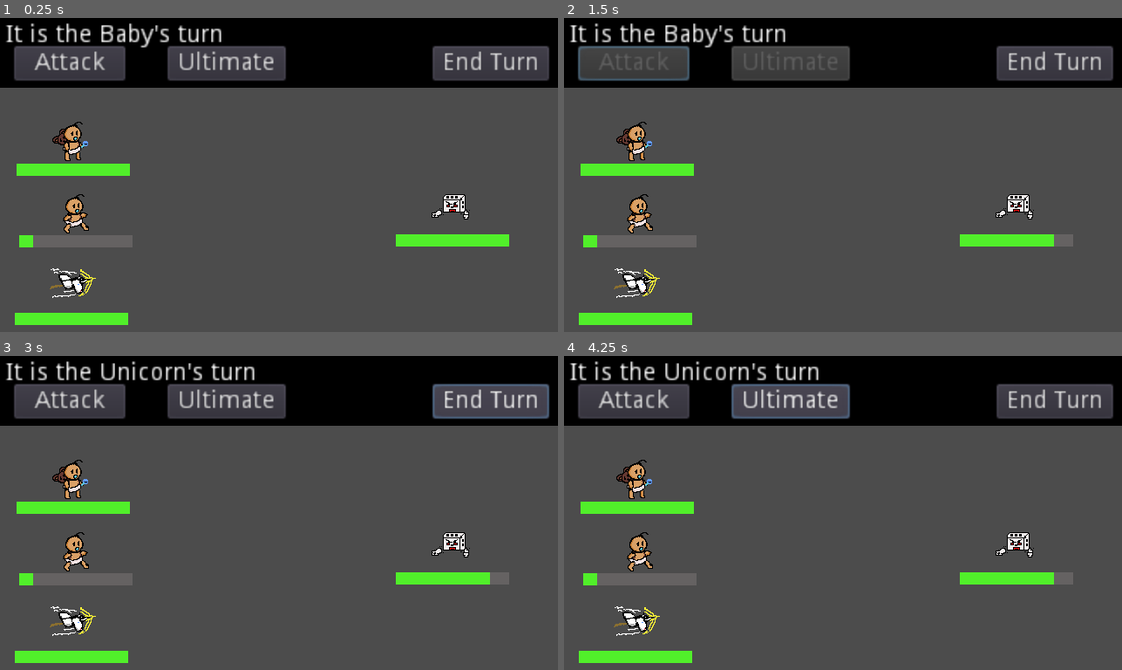
Above: before the commit, frames 1-4 (two rows, left to right).
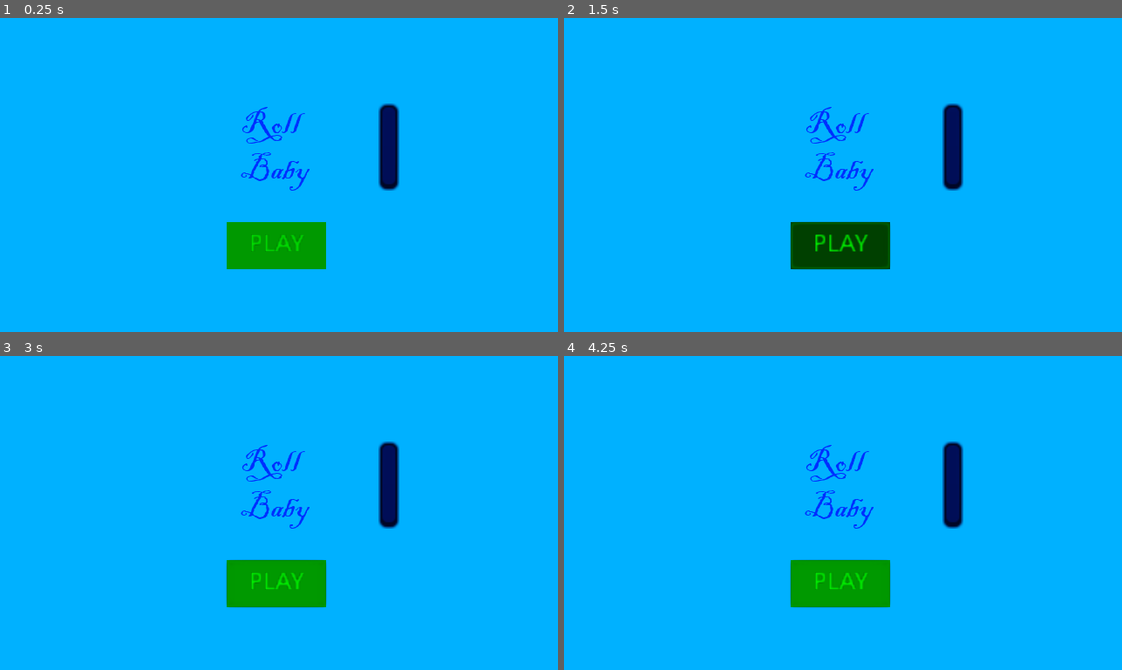
Above: after the commit, the same moments.

Repository: jalvarez2016/GMTK2022
Game: Godot game, scene res://WorldStuff/Intro.tscn
The game is run twice, just before and just after one commit, with the same random seed, the same clock (stepped at 60 frames per second) and the same inputs. Before the commit the project starts from res://World.tscn. The engine's default icon, where the game draws it, is replaced by a stand-in: a white triangle on a blue panel in a dark square.
Inputs (mouse positions are in pixels of both pictures, inside the frame that each line leads up to):
- Up to frame 1 (0.25 s): no input
- Up to frame 2 (1.5 s): click (630, 61) at 0.5 s, where only the run before the commit has a clickable "Attack"; click (843, 244) at 1.25 s, where only the run after the commit has a clickable "PLAY"
- Up to frame 3 (3 s): click (279, 582) at 2 s, where only the run after the commit has a clickable "PLAY"; click (491, 399) at 2.75 s, where only the run before the commit has a clickable "End Turn"
- Up to frame 4 (4.25 s): click (792, 399) at 3.5 s, where only the run before the commit has a clickable "Ultimate"

The runs differ from the first frame. In frame 1, 100% of the frame differs, in the area x 0-100%, y 0-100%; in frame 2, 100%; in frame 3, 100%; in frame 4, 100%.

Commit message:
add audio

Diff:
--- a/Enemies/Enemy.tscn
+++ b/Enemies/Enemy.tscn
@@ -35,3 +35,5 @@
 }
 
 [node name="AnimationPlayer" type="AnimationPlayer" parent="."]
+
+[node name="AudioStreamPlayer2D" type="AudioStreamPlayer2D" parent="."]
--- a/Player/Player.tscn
+++ b/Player/Player.tscn
@@ -37,3 +37,5 @@
 }
 
 [node name="AnimationPlayer" type="AnimationPlayer" parent="."]
+
+[node name="AudioStreamPlayer2D" type="AudioStreamPlayer2D" parent="."]
--- a/UI/TurnLabelScript.gd
+++ b/UI/TurnLabelScript.gd
@@ -63,6 +63,7 @@
 	pass # Replace with function body.
 
 func damage_enemy(enemy, value):
+	enemy[4].playing = true
 	enemy.get_children()[2].value -= value
 
 #Quality of life function for ending player and enemy turns
--- a/World.tscn
+++ b/World.tscn
@@ -9,6 +9,8 @@
 [ext_resource path="res://Player/unicorn_dash.png" type="Texture" id=7]
 [ext_resource path="res://Enemies/DiceSolider.png" type="Texture" id=8]
 [ext_resource path="res://Player/Rattle_shaking.png" type="Texture" id=9]
+[ext_resource path="res://SoundEffect/bab_crying.Mp3" type="AudioStream" id=10]
+[ext_resource path="res://SoundEffect/bomb.Mp3" type="AudioStream" id=11]
 
 [sub_resource type="Animation" id=1]
 resource_name = "Attack"
@@ -26,7 +28,7 @@
 "values": [ 0, 1, 2, 3, 4, 5 ]
 }
 
-[sub_resource type="Animation" id=6]
+[sub_resource type="Animation" id=2]
 resource_name = "Idle"
 length = 0.5
 loop = true
@@ -76,8 +78,7 @@
 "values": [ 0, 1 ]
 }
 
-[sub_resource type="Animation" id=2]
-resource_name = "Attack"
+[sub_resource type="Animation" id=5]
 length = 0.6
 tracks/0/type = "value"
 tracks/0/path = NodePath("Sprite:frame")
@@ -92,8 +93,7 @@
 "values": [ 0, 1, 2, 3, 4, 5, 6 ]
 }
 
-[sub_resource type="Animation" id=3]
-resource_name = "Idle"
+[sub_resource type="Animation" id=6]
 length = 0.5
 loop = true
 tracks/0/type = "value"
@@ -122,7 +122,10 @@
 
 [node name="AnimationPlayer" parent="Baby" index="3"]
 anims/Attack = SubResource( 1 )
-anims/Idle = SubResource( 6 )
+anims/Idle = SubResource( 2 )
+
+[node name="AudioStreamPlayer2D" parent="Baby" index="4"]
+stream = ExtResource( 10 )
 
 [node name="Enemy" parent="." instance=ExtResource( 2 )]
 position = Vector2( 259, 108 )
@@ -133,8 +136,11 @@
 frame = 1
 
 [node name="AnimationPlayer" parent="Enemy" index="3"]
-anims/Attack = SubResource( 4 )
-anims/Idle = SubResource( 5 )
+anims/Attack = SubResource( 3 )
+anims/Idle = SubResource( 4 )
+
+[node name="AudioStreamPlayer2D" parent="Enemy/AnimationPlayer" index="0"]
+stream = ExtResource( 11 )
 
 [node name="AudioStreamPlayer" type="AudioStreamPlayer" parent="."]
 stream = ExtResource( 5 )
@@ -148,8 +154,8 @@
 frame = 6
 
 [node name="AnimationPlayer" parent="Unicorn" index="3"]
-anims/Attack = SubResource( 2 )
-anims/Idle = SubResource( 3 )
+anims/Attack = SubResource( 5 )
+anims/Idle = SubResource( 6 )
 
 [node name="Control" parent="." instance=ExtResource( 4 )]
 
--- a/project.godot
+++ b/project.godot
@@ -21,7 +21,7 @@
 [application]
 
 config/name="Gmtk 2022"
-run/main_scene="res://World.tscn"
+run/main_scene="res://WorldStuff/Intro.tscn"
 config/icon="res://icon.png"
 
 [display]
Not shown: 3 places in World.tscn that only renumber resources
